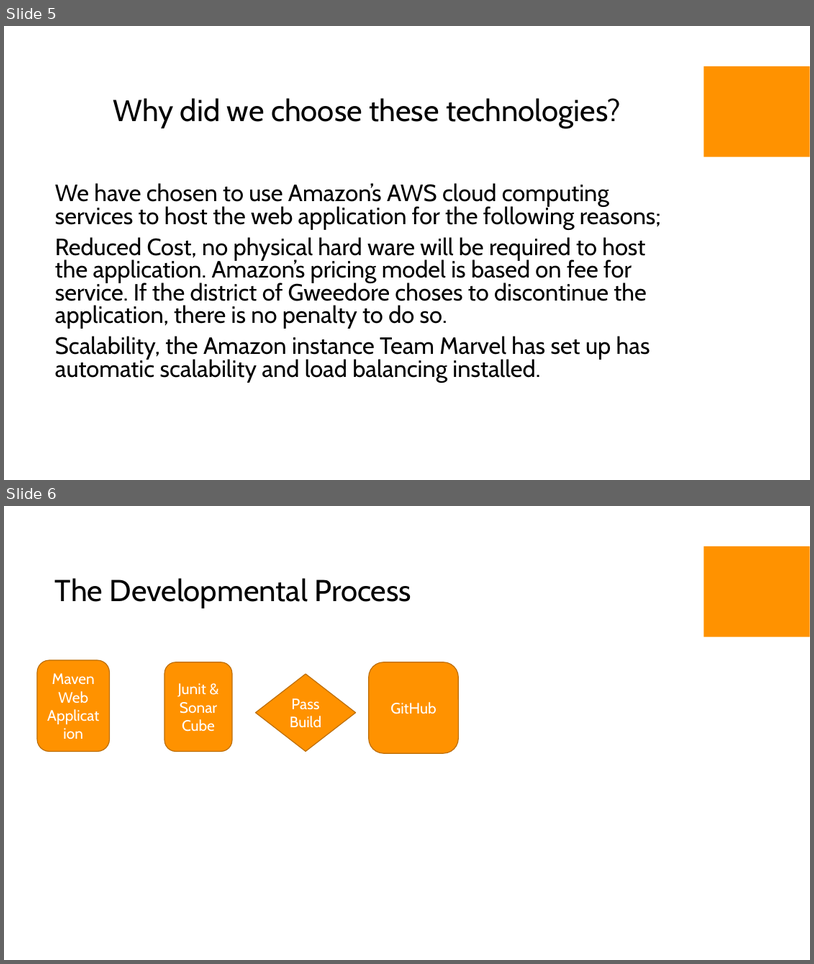
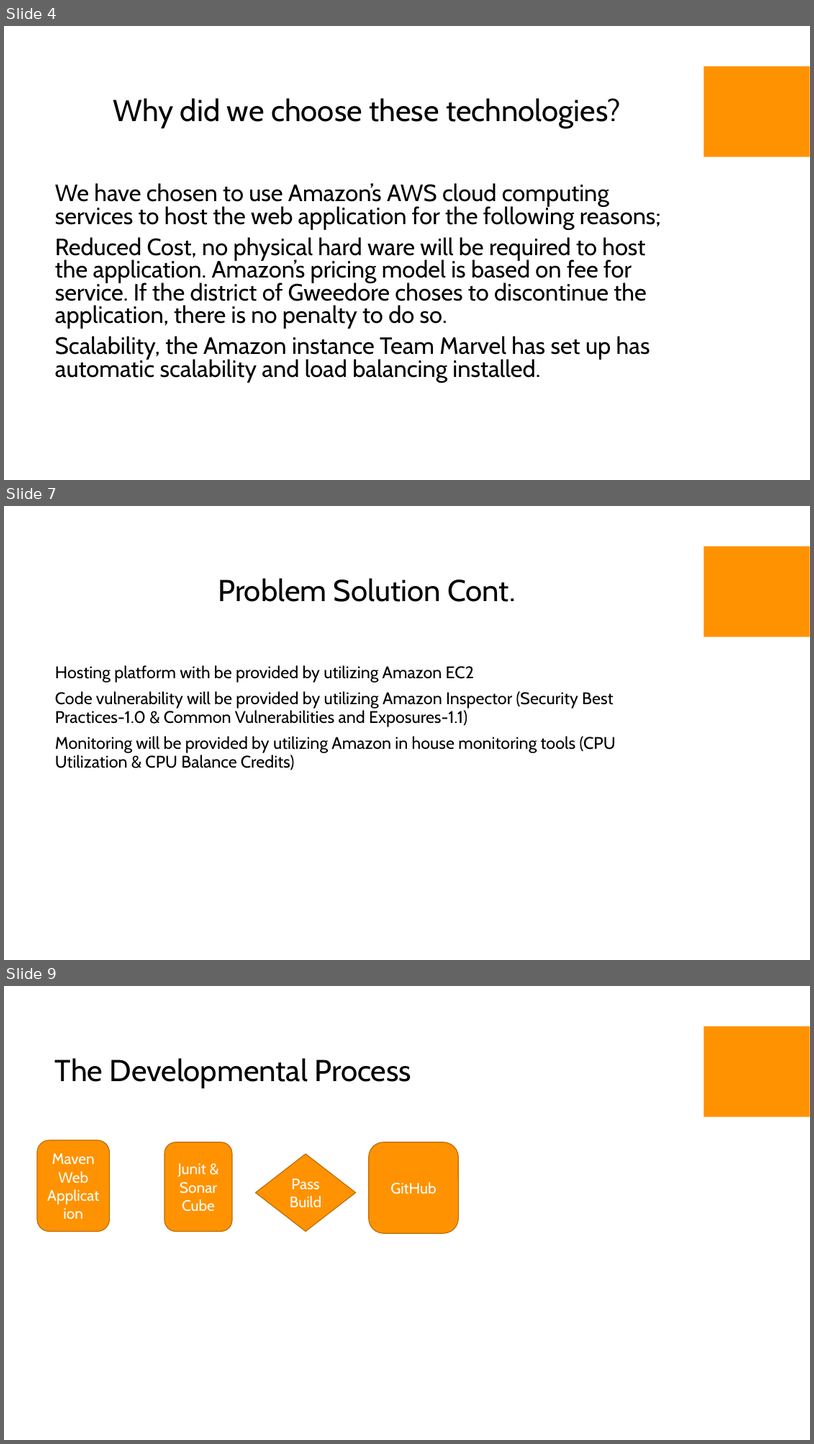
Before and after one commit to rlennon/GweedoreDP, a slide deck: docs/LYIT Shark Tank.pptx. Shown one above the other, each under a label of ours: slides 5 and 6 before the commit, slides 4, 7 and 9 after it; the slides between them are not shown. The pictures are 814x964 and 814x1444 pixels, drawn with LibreOffice and Linux fonts; fonts in the diff are those of the drawing; background and template pictures are left out. Boxes give left, top, right and bottom in pixels: in the first picture for what was removed or moved away, otherwise in the second. Text is boxed around its words. In the diff, an @@ line names an element or a change of style, - is before the commit and + after.

```diff
--- a/docs/LYIT Shark Tank.pptx
+++ b/docs/LYIT Shark Tank.pptx
@@ slide 7 added at box(4, 506, 810, 960), background picture (left out); not listed: 1 template element that a slide beside it also shows @@
@@ title added at box(218, 578, 515, 602), 36 pt, text #000000 @@
+Problem Solution Cont.
@@ text added at box(55, 665, 616, 770), 20 pt, text #000000 @@
+Hosting platform with be provided by utilizing Amazon EC2
+Code vulnerability will be provided by utilizing Amazon Inspector (Security Best Practices-1.0 & Common Vulnerabilities and Exposures-1.1)
+Monitoring will be provided by utilizing Amazon in house monitoring tools (CPU Utilization & CPU Balance Credits)
@@ what was slide 5 is now slide 4 @@
@@ what was slide 6 is now slide 9 @@
```
Also in this commit, not shown: 3 slides changed, 2 other slides added, 12 other files.
